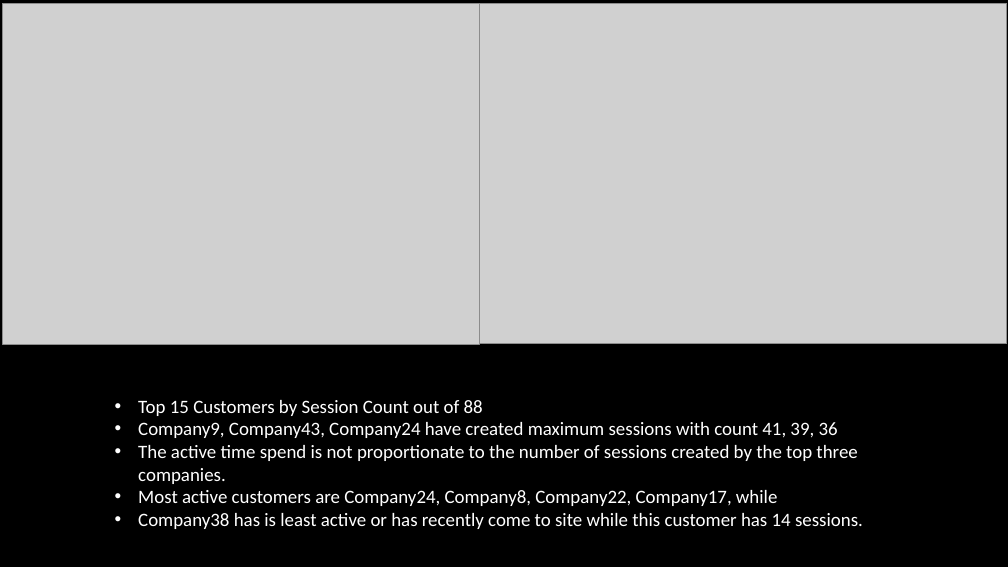
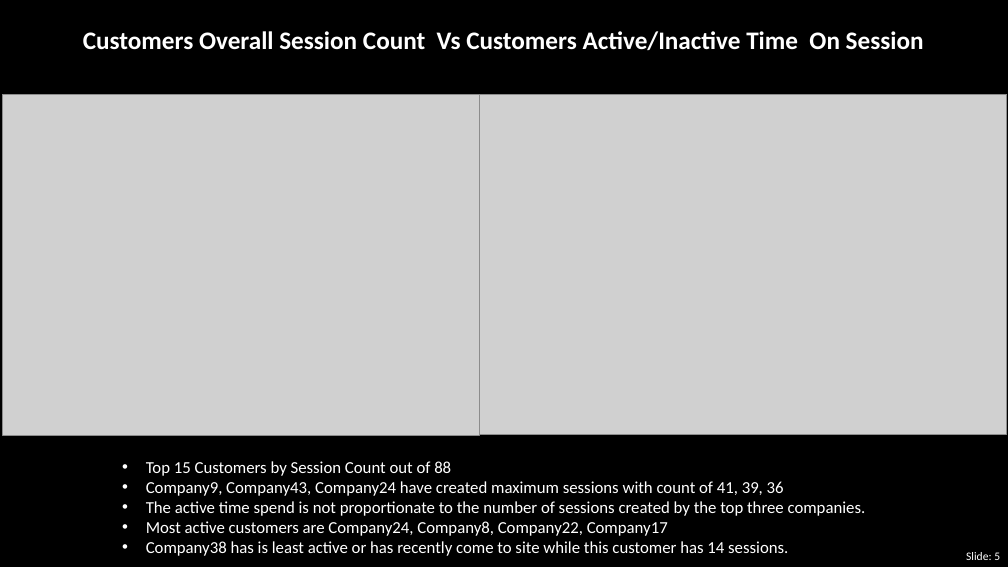
Before and after one commit to AnjaliMangal/MQL-Project-Main, a slide deck: slide 5 of Project1-Final-Files/Presenting_DataGuru.pptx. Drawn at 1008x567 pixels with LibreOffice and Linux fonts; fonts in the diff are those of the drawing; grey boxes stand for pictures. Boxes give left, top, right and bottom in pixels: in the first picture for what was removed or moved away, otherwise in the second. Text is boxed around its words. In the diff, an @@ line names an element or a change of style, - is before the commit and + after.

```diff
--- a/Project1-Final-Files/Presenting_DataGuru.pptx
+++ b/Project1-Final-Files/Presenting_DataGuru.pptx
@@ text added at (83,31,924,50), 24 pt, text #FFFFFF, bold @@
+Customers Overall Session Count Vs Customers Active/Inactive Time On Session
@@ picture: place and size @@
-picture at (2,3,479,344)
+picture at (2,95,479,436)
@@ picture: place and size @@
-picture at (479,3,1007,343)
+picture at (479,95,1007,435)
@@ text "Top 15 Customers by Session ...": place and size @@
-text "Top 15 Customers by Session ..." at (138,400,863,529)
+text "Top 15 Customers by Session ..." at (146,461,866,556)
@@ text at (146,461,866,556): size 18 to 16 pt in "Top 15 Customers by Session Count out ...", "The active time spend is not proportionate ...", "Company38 has is least active or has ..." @@
@@ text at (146,481,784,496): text changed; size 18 to 16 pt @@
-• Company9, Company43, Company24 have created maximum sessions with count 41, 39, 36
+• Company9, Company43, Company24 have created maximum sessions with count of 41, 39, 36
@@ text at (146,521,668,536): text changed; size 18 to 16 pt @@
-• Most active customers are Company24, Company8, Company22, Company17, while
+• Most active customers are Company24, Company8, Company22, Company17
@@ page number added at (966,552,1000,560), 11 pt, text #FFFFFF @@
+Slide: 5
```
Also in this commit, not shown: 13 other slides changed, 1 slide added.
